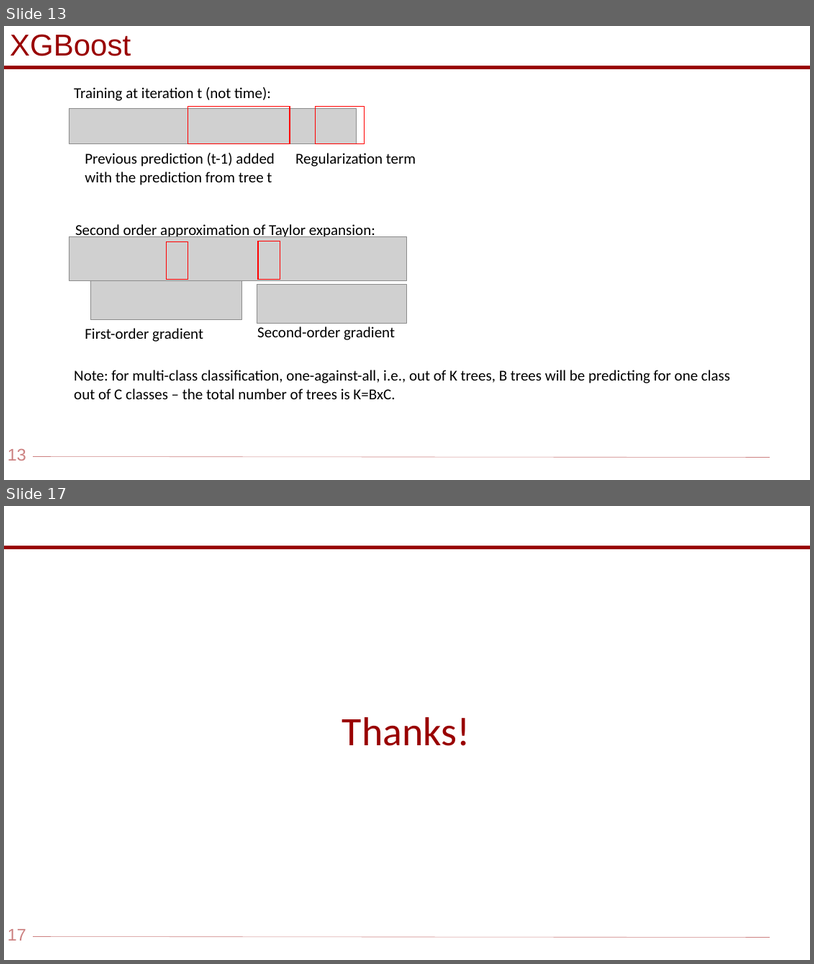
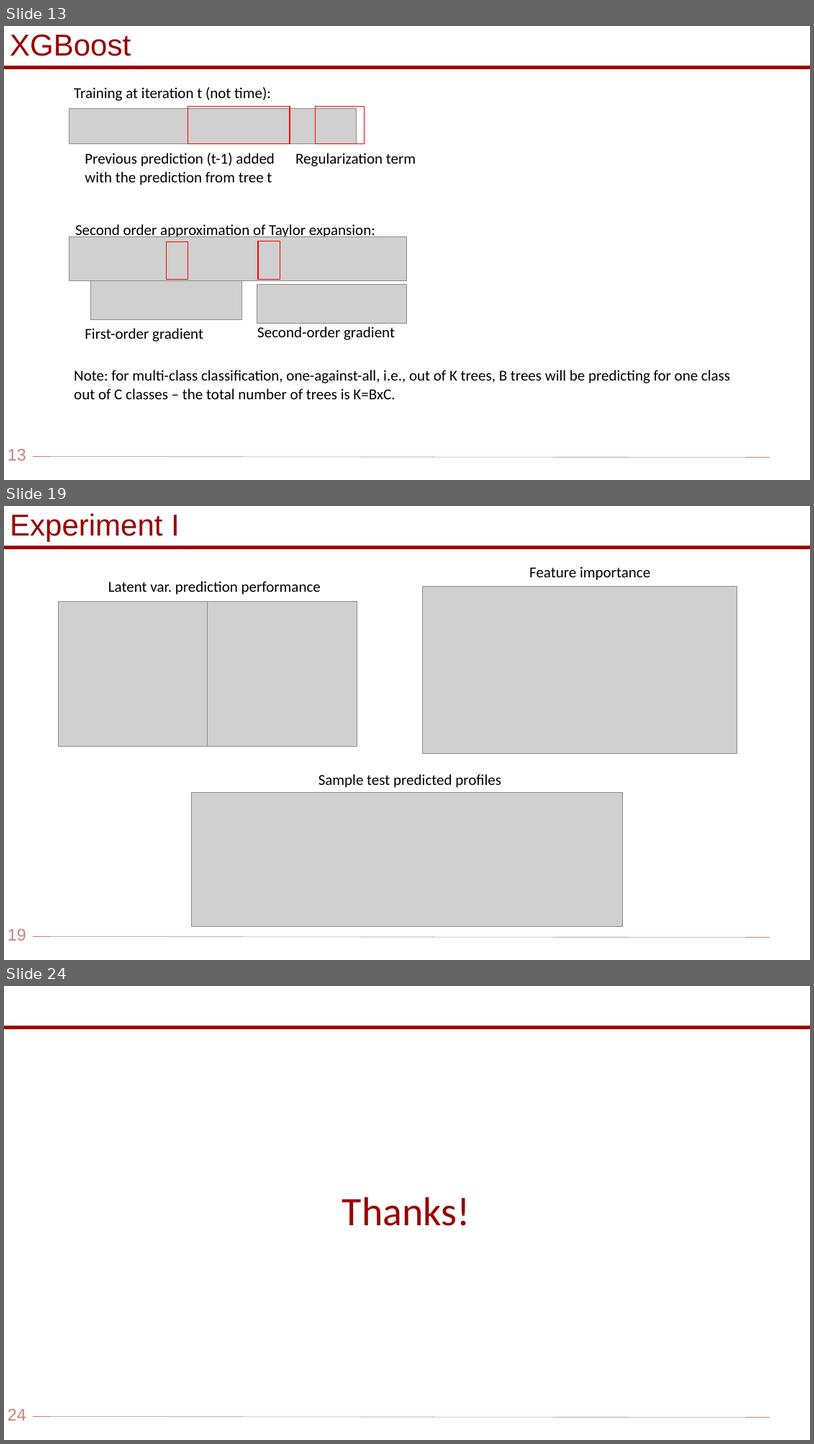
Before and after one commit to rsyamil/latent-space-xgboost, a slide deck: Trees.pptx. Shown one above the other, each under a label of ours: slides 13 and 17 before the commit, slides 13, 19 and 24 after it; the slides between them are not shown. The pictures are 814x964 and 814x1444 pixels, drawn with LibreOffice and Linux fonts; fonts in the diff are those of the drawing; grey boxes stand for pictures; background and template pictures are left out. Boxes give left, top, right and bottom in pixels: in the first picture for what was removed or moved away, otherwise in the second. Text is boxed around its words. In the diff, an @@ line names an element or a change of style, - is before the commit and + after.

```diff
--- a/Trees.pptx
+++ b/Trees.pptx
@@ slide 19 added at bbox=[4, 506, 810, 960], background #FFFFFF; not listed: 4 template elements that a slide beside it also shows @@
@@ text added at bbox=[10, 513, 180, 542], 36 pt, text #990000 @@
+Experiment I
@@ text added at bbox=[530, 566, 651, 580], 18 pt, text #000000 @@
+Feature importance
@@ text added at bbox=[108, 581, 321, 595], 18 pt, text #000000 @@
+Latent var. prediction performance
@@ picture added at bbox=[422, 587, 737, 754] @@
@@ picture added at bbox=[59, 601, 208, 746] @@
@@ picture added at bbox=[207, 601, 358, 746] @@
@@ text added at bbox=[319, 774, 502, 788], 18 pt, text #000000 @@
+Sample test predicted profiles
@@ picture added at bbox=[191, 792, 623, 926] @@
@@ what was slide 17 is now slide 24 @@
@@ page number at bbox=[8, 1409, 26, 1420]: text changed @@
-17
+24
```
Also in this commit, not shown: 4 slides changed, 7 other slides added, 1 slide removed, 1 other file.
